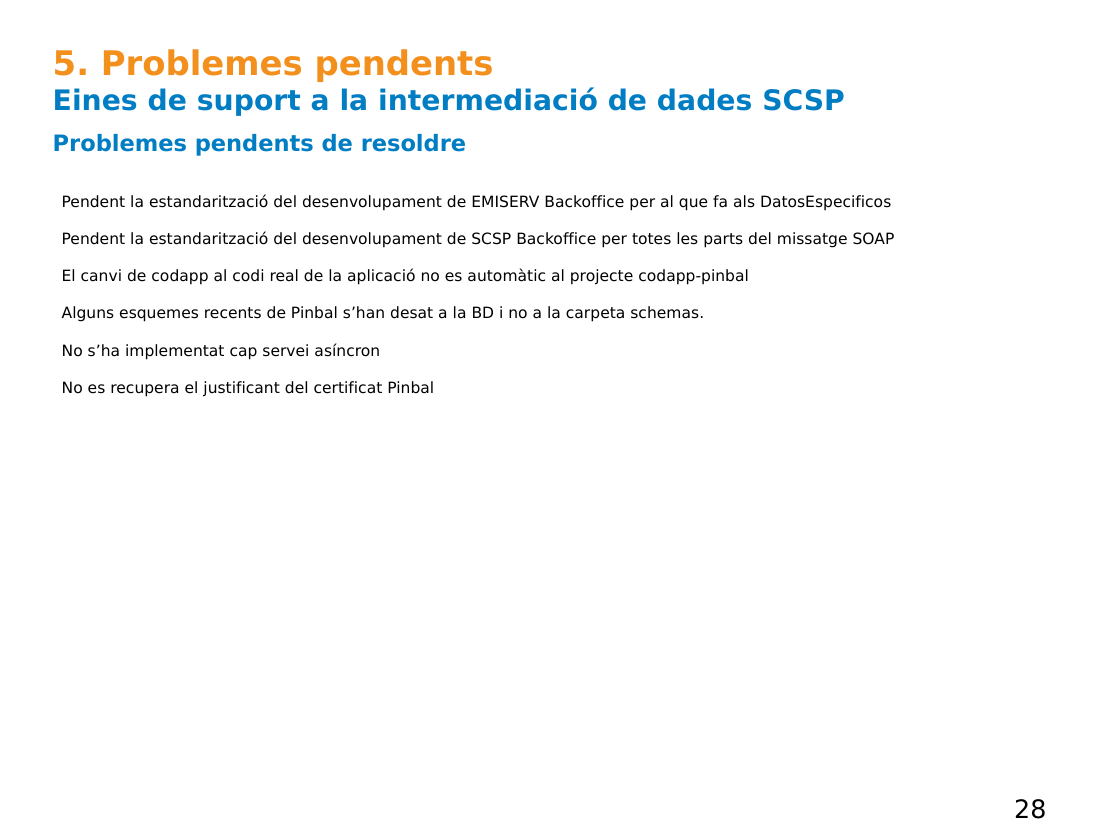
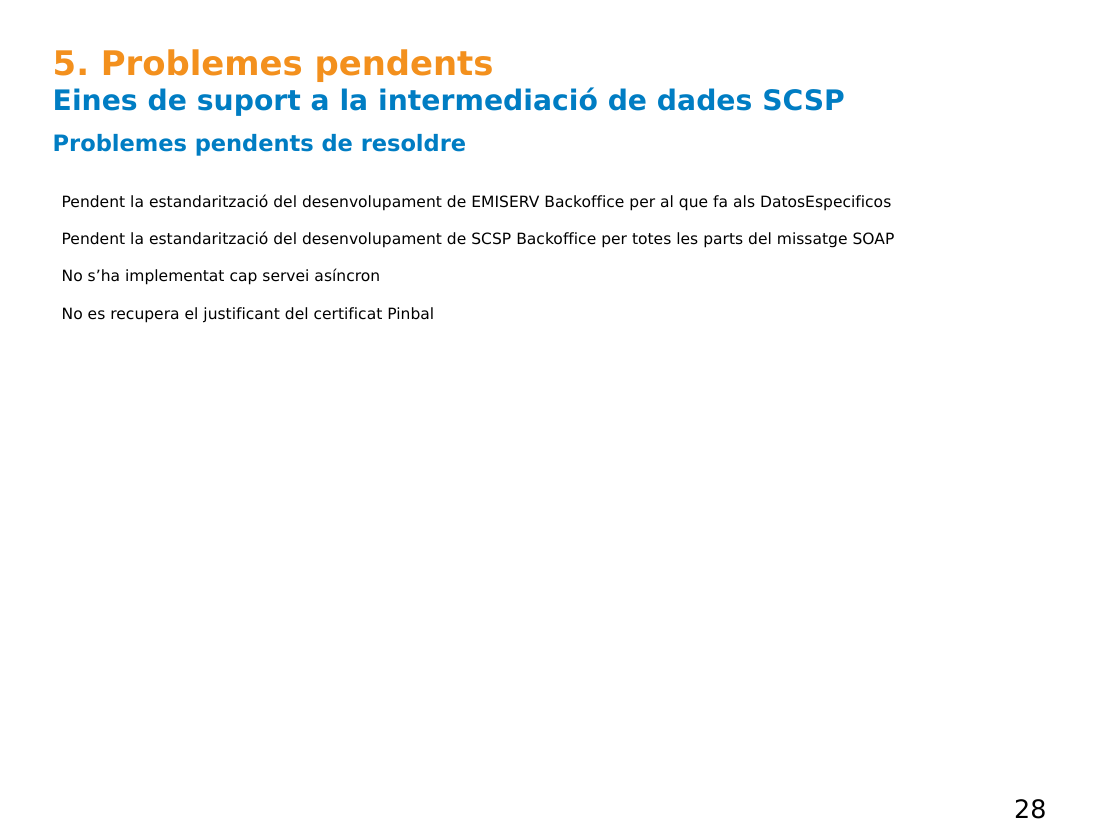
Before and after one commit to at4net/emissors, a slide deck: slide 28 of doc/manuales/Resum.odp. Drawn at 1120x840 pixels with LibreOffice and Linux fonts; fonts in the diff are those of the drawing. Boxes give left, top, right and bottom in pixels: in the first picture for what was removed or moved away, otherwise in the second. Text is boxed around its words. In the diff, an @@ line names an element or a change of style, - is before the commit and + after.

```diff
--- a/doc/manuales/Resum.odp
+++ b/doc/manuales/Resum.odp
@@ text at <box>62,268,749,322</box>: paragraphs removed @@
-El canvi de codapp al codi real de la aplicació no es automàtic al projecte codapp-pinbal
-Alguns esquemes recents de Pinbal s’han desat a la BD i no a la carpeta schemas.
```
Also in this commit, not shown: 1 other slide changed, 1 other file.
